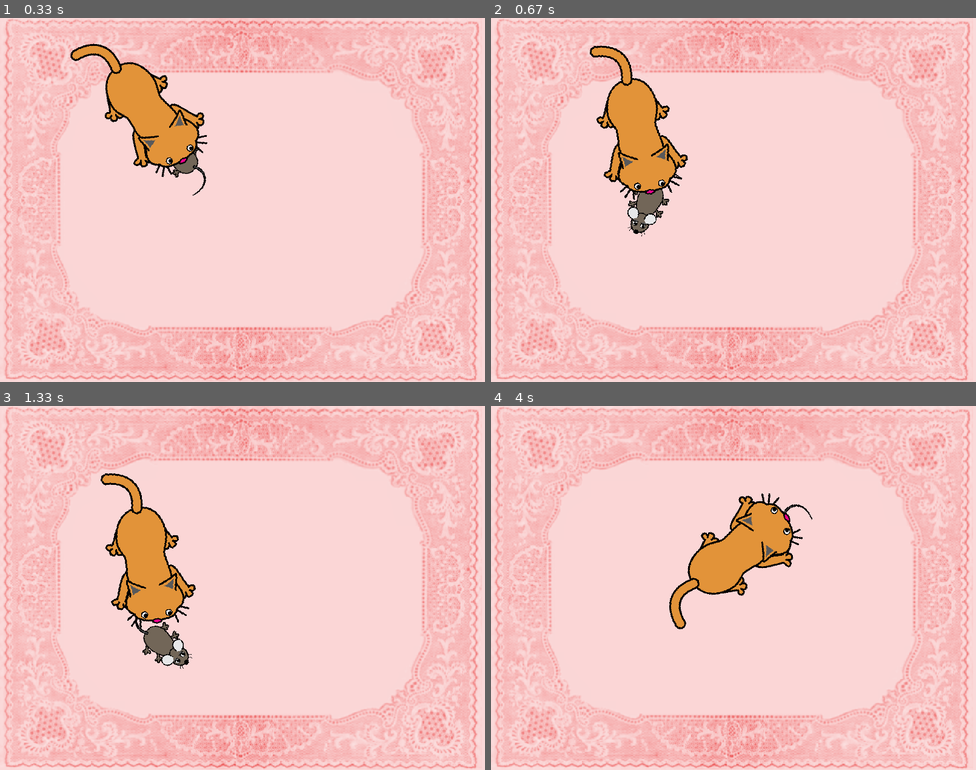
Above: before the commit, frames 1-4 (two rows, left to right).
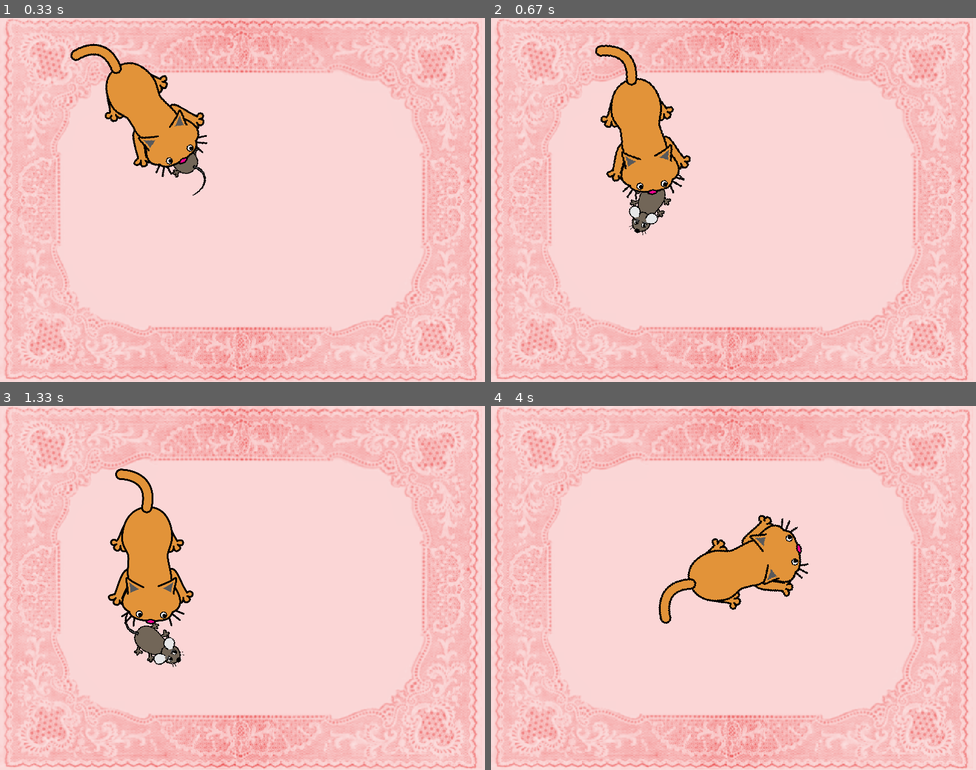
Above: after the commit, the same moments.

Repository: sprintingkiwi/PYDOJO
Game: pygame game, started from gattotopo.py
Same seed, same stepped clock (60 frames per second), same inputs: the game is played once before the commit and once after it.
Inputs (mouse positions are in pixels of both pictures, inside the frame that each line leads up to):
- Up to frame 1 (0.33 s): no input
- Up to frame 2 (0.67 s): press the mouse at (660, 152) at 0.37 s; move the mouse to (641, 218) at 0.47 s; release the mouse at (617, 283) at 0.6 s
- Up to frame 3 (1.33 s): press the mouse at (150, 580) at 0.7 s; move the mouse to (111, 653) at 0.8 s; release the mouse at (72, 719) at 0.93 s; press the mouse at (126, 617) at 1.03 s; move the mouse to (174, 649) at 1.13 s; release the mouse at (218, 682) at 1.27 s
- Up to frame 4 (4 s): press the mouse at (641, 638) at 1.37 s; move the mouse to (689, 547) at 1.47 s; release the mouse at (738, 456) at 1.6 s; press the mouse at (665, 588) at 1.7 s; move the mouse to (680, 529) at 1.8 s; release the mouse at (694, 471) at 1.93 s; press the mouse at (680, 544) at 2.03 s; move the mouse to (762, 522) at 2.13 s; release the mouse at (840, 500) at 2.27 s; press the mouse at (714, 526) at 2.37 s; move the mouse to (685, 609) at 2.47 s; release the mouse at (660, 693) at 2.6 s; press the mouse at (704, 577) at 2.7 s; move the mouse to (641, 526) at 2.8 s; release the mouse at (578, 475) at 2.93 s; press the mouse at (665, 547) at 3.03 s; move the mouse to (777, 609) at 3.13 s; release the mouse at (883, 675) at 3.27 s; press the mouse at (709, 573) at 3.37 s; move the mouse to (806, 544) at 3.47 s; release the mouse at (903, 515) at 3.6 s; press the mouse at (743, 555) at 3.7 s; move the mouse to (762, 540) at 3.8 s; release the mouse at (777, 526) at 3.93 s

Frame 1 is identical in both runs. In frame 2, 1.9% of the frame differs, in the area x 20-42%, y 7-60%; in frame 3, 2.7%; in frame 4, 3.5%, in the area x 34-67%, y 24-62%.

Commit message:
costume list as Michael said :)

Diff:
--- a/actor.py
+++ b/actor.py
@@ -14,7 +14,7 @@
 
 #useful variables
 mouse = "mouse"
-MOUSE = "mouse"
+
 
 #Objects for saving data
 class EventsStorage():
@@ -23,12 +23,17 @@
         self.LIST = []
 events_storage = EventsStorage()
 
-class MouseState():
+
+class Mouse():
     def __init__(self):
         self.leftdown = False
         self.centraldown = False
         self.rightdown = False
-mouse_state = MouseState()
+        self.pos = pygame.mouse.get_pos()
+        self.x = self.pos[0]
+        self.y = self.pos[1]
+MOUSE = Mouse()
+
 
 class ScreenInfo():
     def __init__(self):
@@ -37,6 +42,12 @@
 screen_info = ScreenInfo()
 
 
+class Counters():
+    def __init__(self):
+        self.counts = []
+counters_list = Counters()
+
+
 #SCREEN
 def SCREEN(w, h):
     screen_info.resolution = [w, h]
@@ -49,12 +60,17 @@
 
 def UPDATE():
     events_storage.LIST = pygame.event.get()
+    MOUSE.pos = pygame.mouse.get_pos()
+    MOUSE.x = MOUSE.pos[0]
+    MOUSE.y = MOUSE.pos[1]
+    for c in counters_list.counts:
+        c = c + 1
     pygame.display.update()
 
 
 #ACTOR CLASS
 class Actor(pygame.sprite.Sprite):
-    def __init__(self, path=None):
+    def __init__(self, path=None, cosname=None):
         pygame.sprite.Sprite.__init__(self)
         #Actor coordinates
         self.x = 0.0
@@ -62,44 +78,55 @@
         #Actor angle direction
         self.direction = 0
         #image orientation
-        self.heading = 90
+        self.heading = 0
+        self.count = 0
         #load actor image
-        self.costumes = {}
-        self.costume = 1
-        self.original_costumes = {}
-        if path is not None:
-            self.load(path)
+        self.costumes = []
+        self.costume = ""
+        self.cosnumber = 0
+        self.original_costumes = []
+        self.coscount = 0
+        #if path is not None:
+        self.load(path, cosname)
         #rotation style
         self.rotate = True
         #needs to transform image?
         self.transform = False
 
     #find costume name from image path
-    def cosname(self, path):
+    def find_cosname(self, path):
         words = path.split("/")
-        lenpath = len(words)
-        costume = words[lenpath - 1]
+        costume = words[-1]
         return costume.split(".")[0]
 
     #update rect as the image changes
     def update_rect(self):
-        self.rect = self.costumes[self.costume].get_rect()
+        self.rect = self.costumes[self.cosnumber][1].get_rect()
         self.rect.centerx = int(self.x)
         self.rect.centery = int(self.y)
-        self.size = self.costumes[self.costume].get_size()
-        self.width = self.costumes[self.costume].get_width()
-        self.height = self.costumes[self.costume].get_height()
+        self.size = self.costumes[self.cosnumber][1].get_size()
+        self.width = self.costumes[self.cosnumber][1].get_width()
+        self.height = self.costumes[self.cosnumber][1].get_height()
 
     #load Actor's image
-    def load(self, path, costume=1):
-        self.costumes[costume] = pygame.image.load(path).convert_alpha()
-        self.original_costumes[costume] = self.costumes[costume]
-        self.mask = pygame.mask.from_surface(self.costumes[costume])
-        self.update_rect()
-        #self.cosname(path)
-
-    def setcostume(self, costume):
-        self.costume = costume
+    def load(self, path, cosname=None):
+        if cosname is None:
+            self.costume = self.find_cosname(path)
+        else:
+            self.costume = cosname
+        img = pygame.image.load(path).convert_alpha()
+        self.costumes.append([self.costume, img])
+        self.original_costumes.append([self.costume, img])
+        self.mask = pygame.mask.from_surface(self.costumes[self.cosnumber][1])
+        self.update_rect()
+
+    def setcostume(self, newcostume):
+        if type(newcostume) is int:
+            self.cosnumber = newcostume
+        elif type(newcostume) is str:
+            for cos in self.costumes:
+                if cos[0] == newcostume:
+                    self.cosnumber = self.costumes.index(cos)
         self.update_rect()
 
     def getcostume(self):
@@ -132,20 +159,20 @@
 
     def draw(self, rect=None):
         #if the image changed the transform functions apply
-        if self.transform is True:
-            self.transform = False
-            self.costumes[self.costume] = pygame.transform.rotate(self.costumes[self.costume], -self.heading)
-            self.update_rect()
-            screen_info.screen.blit(self.costumes[self.costume],
-                         ((self.x - self.width / 2),
-                         (self.y - self.height / 2)),
-                         rect)
-            #and then the original image is loaded
-            self.costumes[self.costume] = self.original_costumes[self.costume]
-        else:
-            screen_info.screen.blit(self.costumes[self.costume],
-                        ((self.x - self.width / 2), (self.y - self.height / 2)),
-                        rect)
+        #if self.transform is True:
+            #self.transform = False
+        self.costumes[self.cosnumber][1] = pygame.transform.rotate(self.costumes[self.cosnumber][1], -self.heading)
+        self.update_rect()
+        screen_info.screen.blit(self.costumes[self.cosnumber][1],
+                     ((self.x - self.width / 2),
+                     (self.y - self.height / 2)),
+                     rect)
+        #and then the original image is loaded
+        self.costumes[self.cosnumber][1] = self.original_costumes[self.cosnumber][1]
+        #else:
+            #screen_info.screen.blit(self.costumes[self.cosnumber][1],
+                        #((self.x - self.width / 2), (self.y - self.height / 2)),
+                        #rect)
 
     def goto(self, x, y=0):
         if type(x) is int:
@@ -156,6 +183,10 @@
             pos = pygame.mouse.get_pos()
             self.x = pos[0]
             self.y = pos[1]
+
+        else:
+            self.x = x.x
+            self.y = x.y
 
         self.update_rect()
 
@@ -211,16 +242,17 @@
 
     def flip(self, direction):
         if direction == "horizontal":
-            self.costumes[self.costume] = pygame.transform.flip(self.costumes[self.costume], True, False)
+            self.costumes[self.cosnumber][1] = pygame.transform.flip(self.costumes[self.cosnumber][1], True, False)
         if direction == "vertical":
-            self.costumes[self.costume] = pygame.transform.flip(self.costumes[self.costume], False, True)
+            self.costumes[self.cosnumber][1] = pygame.transform.flip(self.costumes[self.cosnumber][1], False, True)
         self.update_rect()
 
     def scale(self, w, h=None):
         if h is not None:
             for cos in self.costumes:
-                self.costumes[cos] = pygame.transform.scale(self.costumes[cos], (w, h))
-                self.original_costumes[cos] = self.costumes[cos]
+                cos[1] = pygame.transform.scale(cos[1], (w, h))
+            for cos in self.original_costumes:
+                cos[1] = pygame.transform.scale(cos[1], (w, h))
             self.update_rect()
         else:
             width = int(self.width * w)
@@ -231,26 +263,26 @@
     def click(self, option="down"):
         mousepos = pygame.mouse.get_pos()
         buttons = pygame.mouse.get_pressed()
-        if not mouse_state.leftdown:
+        if not MOUSE.leftdown:
             if self.rect.collidepoint(mousepos) and buttons[0] == 1:
-                mouse_state.leftdown = True
+                MOUSE.leftdown = True
                 return True
         else:
             for event in events_storage.LIST:
                 if event.type == pygame.MOUSEBUTTONUP:
-                    mouse_state.leftdown = False
+                    MOUSE.leftdown = False
 
     def rclick(self, option="down"):
         mousepos = pygame.mouse.get_pos()
         buttons = pygame.mouse.get_pressed()
-        if not mouse_state.rightdown:
+        if not MOUSE.rightdown:
             if self.rect.collidepoint(mousepos) and buttons[2] == 1:
-                mouse_state.rightdown = True
+                MOUSE.rightdown = True
                 return True
         else:
             for event in events_storage.LIST:
                 if event.type == pygame.MOUSEBUTTONUP:
-                    mouse_state.rightdown = False
+                    MOUSE.rightdown = False
 
     #Mask collision
     def mcollide(self, target):
@@ -262,6 +294,25 @@
     #Rect collision
     def collide(self, target):
         return self.rect.colliderect(target.rect)
+
+    def collidepoint(self, point):
+        if point == MOUSE:
+            return self.rect.collidepoint([MOUSE.x, MOUSE.y])
+        else:
+            return self.rect.collidepoint(point)
+
+    def nextcostume(self, pause):
+        if self.coscount > pause:
+            self.setcostume(self.costume + 1)
+            self.coscount = 0
+        self.coscount += 1
+
+    #pause actor's actions (da completare)
+    def pause(self, t):
+        counters_list.counts.append(self.count)
+        while self.count < t:
+            pass
+        counters_list.counts.remove(self.count)
 
 
 class Text(Actor):
@@ -285,8 +336,14 @@
                                         self.fontsize,
                                         self.bold,
                                         self.italic)
-        self.costumes[self.costume] = self.font.render(self.string, True, self.color)
-        self.update_rect()
+        img = self.font.render(self.string, True, self.color)
+        self.costumes[self.cosnumber][1] = img
+        self.original_costumes[self.cosnumber][1] = img
+        self.update_rect()
+
+    def load(self, path, cosname):
+        self.costumes.append([self.costume, None])
+        self.original_costumes.append([self.costume, None])
 
     def write(self, string):
         self.string = str(string)
@@ -296,11 +353,11 @@
         self.fontsize = fontsize
         self.update_text()
 
-    def setbold(self, bold):
+    def setbold(self, bold=True):
         self.bold = bold
         self.update_text()
 
-    def setitalic(self, italic):
+    def setitalic(self, italic=True):
         self.italic = italic
         self.update_text()
 
--- a/gattotopo.py
+++ b/gattotopo.py
@@ -23,13 +23,14 @@
 gameover = False
 while not gameover:
 
-    #SET ACTORS DIRECTION
-    topo.point(mouse)
+    #CAT MOVEMENT
     gatto.point(topo)
+    gatto.forward(1)
 
-    #SET ACTORS MOVEMENT
-    topo.forward(4)
-    gatto.forward(1)
+    #MOUSE (the animal) MOVEMENT
+    if not topo.collidepoint(MOUSE):
+        topo.point(MOUSE)
+        topo.forward(4)
 
     #DRAW ACTORS
     sfondo.draw()
--- a/infondoalmar.py
+++ b/infondoalmar.py
@@ -12,12 +12,13 @@
 fish = Actor("library/fish1.png")
 fish.scale(0.2)
 fish.goto(700, 100)
-fish.point(90)
+fish.point(30)
 
 #CREATE BACKGROUND
 sfondo = Actor("library/sea.png")
 sfondo.scale(800, 600)
 sfondo.goto(400, 300)
+#sfondo.point(90)
 
 
 #MAIN LOOP
--- a/paintwithgobo.py
+++ b/paintwithgobo.py
@@ -16,7 +16,7 @@
     gobo.draw()
 
     if keydown(C):
-        schermo.fill(black)
+        fill(black)
 
     #update screen and events queue
     UPDATE()
--- a/prova5.py
+++ b/prova5.py
@@ -7,15 +7,15 @@
 dyno.scale(0.2)
 dyno.goto(500, 300)
 
-star = Actor("library/seastar1.png")
-star.load("library/seastar2.png", 2)
+star = Actor("library/seastar1.png", "felice")
+star.load("library/seastar2.png", "triste")
 star.scale(100, 200)
 star.goto(600, 500)
 
-a = Text("ciao", color=green)
+a = Text("ciao", color=green, italic=True)
+print(a.costumes)
 a.setfontsize(48)
 a.setbold(True)
-a.setitalic(True)
 a.goto(100, 100)
 
 #dyno.rotate = False
@@ -58,13 +58,11 @@
 
     if dyno.collide(star):
         print(dyno.collide(star))
-        star.setcostume(2)
-        #star.scale(100, 200)
+        star.setcostume(1)
         hey.play()
 
-    if star.costume == 2 and not star.collide(dyno):
-        star.setcostume(1)
-        #star.scale(100, 200)
+    if star.costume == "triste" and not star.collide(dyno):
+        star.setcostume("felice")
 
     fill(white)
     a.draw()
Not shown, changed: actor.pyc
